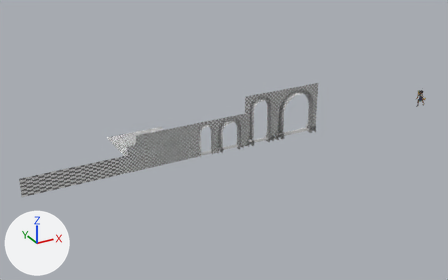
Before and after pictures for a commit that changed the Blender file Blender_&_SP_Projects/Enviroment.blend.
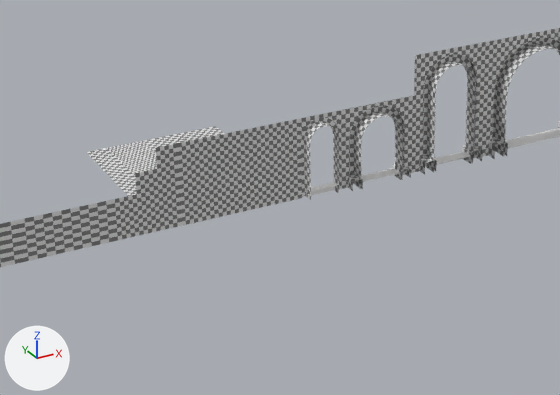
Each version is shown whole from a 50 mm lens placed at (-24.4, -55.8, 29.2), pointed at (9.2, 5.3, -1.3), then close up on the part from 16% to 68% of the width and 26% to 86% of the height. Arrows for +X, +Y and +Z are at lower left; the lights stay in place. The first two pictures are the older version.

The scene before the commit, as lines of its bpy script (objects in view):
```python
me_arc_wall_6x6 = bpy.data.meshes.new('Arc_Wall_6x6')
me_arc_wall_6x6.from_pydata(...)  # 115 vertices, 81 faces; spans x 0.0..6.0, y 0.0..6.0, z -0.56..0.61
me_arc_wall_6x6.polygons.foreach_set('use_smooth', [True] * 81)
# faces by material slot: [78, 3]
me_arc_wall_6x6.materials.append(mat_checker_arches)
me_arc_wall_6x6.materials.append(None)
me_wall_2x2 = bpy.data.meshes.new('Wall_2x2')
me_wall_2x2.from_pydata(...)  # 4 vertices, 1 face; spans x 0.0..2.0, y 0.0..2.0, z 0.0
me_wall_2x2.materials.append(mat_checker)
me_wall_4x4 = bpy.data.meshes.new('Wall_4x4')
me_wall_4x4.from_pydata(...)  # 4 vertices, 1 face; spans x 0.0..4.0, y 0.0..4.0, z 0.0
me_wall_4x4.materials.append(mat_checker)
ob_arc_wall_6x6 = bpy.data.objects.new('Arc_Wall_6x6', me_arc_wall_6x6)
ob_arc_wall_6x6.location = (19.0, 0.0, 0.0)
ob_arc_wall_6x6.rotation_euler = (1.571, 0.0, 3.142)  # degrees (90, 0, 180)
ob_wall_2x2 = bpy.data.objects.new('Wall_2x2', me_wall_2x2)
ob_wall_2x2.location = (-4.0, 0.0, 0.0)
ob_wall_2x2.rotation_euler = (1.571, 0.0, 3.142)  # degrees (90, 0, 180)
ob_wall_4x4 = bpy.data.objects.new('Wall_4x4', me_wall_4x4)
ob_wall_4x4.location = (3.0, 0.0, 0.0)
ob_wall_4x4.rotation_euler = (1.571, 0.0, 3.142)  # degrees (90, 0, 180)
# also in view: 'Floor_4x10' at (1.0, 5.0, 0.0); 'Wall_1x4' at (-3.5, 0.0, 2.0); 'Wall_2x4' at (-2.0, 0.0, 2.0); 'Arc_Wall_2x4' at (4.0, -0.1, 2.0); 'Arc_Wall_4x6' at (11.0, -0.1, 3.0)
```
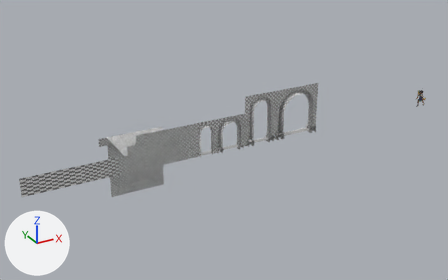
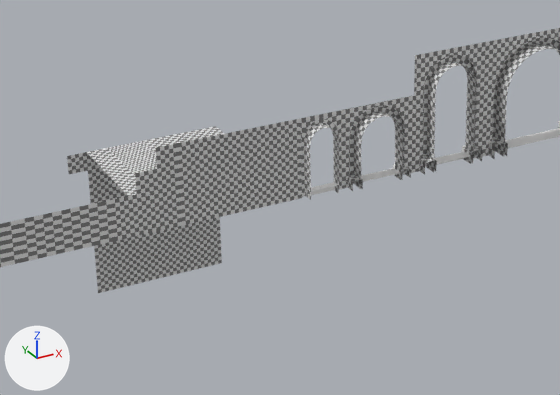
The change, as a diff of the scene's bpy script:
```diff
--- a/Blender_&_SP_Projects/Enviroment.blend.py
+++ b/Blender_&_SP_Projects/Enviroment.blend.py
@@ me_floor_wall_1x1 @@
+me_floor_wall_1x1.from_pydata(...)  # 4 vertices, 1 face; spans x 0.0..1.0, y 0.0, z -1.0..0.0
+me_floor_wall_1x1.materials.append(mat_checker_001)
@@ me_floor_wall_4x8 @@
+me_floor_wall_4x8.from_pydata(...)  # 4 vertices, 1 face; spans x 0.0..4.0, y 0.0, z -8.0..0.0
+me_floor_wall_4x8.materials.append(mat_checker_001)
@@ me_floor_wall_2x8 @@
+me_floor_wall_2x8.from_pydata(...)  # 4 vertices, 1 face; spans x 0.0..2.0, y 0.0, z -8.0..0.0
+me_floor_wall_2x8.materials.append(mat_checker_001)
@@ me_floor_wall_1x8 @@
+me_floor_wall_1x8.from_pydata(...)  # 4 vertices, 1 face; spans x 0.0..1.0, y 0.0, z -8.0..0.0
+me_floor_wall_1x8.materials.append(mat_checker_001)
@@ ob_floor_wall_1x1 @@
+ob_floor_wall_1x1 = bpy.data.objects.new('Floor_Wall_1x1', me_floor_wall_1x1)
+ob_floor_wall_1x1.location = (-4.0, 9.98, 0.0)
+ob_floor_wall_1x1.rotation_euler = (0.0, 0.0, 3.142)  # degrees (0, 0, 180)
@@ ob_floor_wall_4x8 @@
+ob_floor_wall_4x8 = bpy.data.objects.new('Floor_Wall_4x8', me_floor_wall_4x8)
+ob_floor_wall_4x8.location = (3.0, 9.98, 0.0)
+ob_floor_wall_4x8.rotation_euler = (0.0, 0.0, 3.142)  # degrees (0, 0, 180)
@@ ob_floor_wall_2x8 @@
+ob_floor_wall_2x8 = bpy.data.objects.new('Floor_Wall_2x8', me_floor_wall_2x8)
+ob_floor_wall_2x8.location = (-1.0, 9.98, 0.0)
+ob_floor_wall_2x8.rotation_euler = (0.0, 0.0, 3.142)  # degrees (0, 0, 180)
@@ ob_floor_wall_1x8 @@
+ob_floor_wall_1x8 = bpy.data.objects.new('Floor_Wall_1x8', me_floor_wall_1x8)
+ob_floor_wall_1x8.location = (-3.0, 9.98, 0.0)
+ob_floor_wall_1x8.rotation_euler = (0.0, 0.0, 3.142)  # degrees (0, 0, 180)
```

Location of each change, [x1, y1, x2, y2] in pixels of the close-ups (560 x 395 px):
'Floor_Wall_4x8', added
    after: [149, 217, 222, 280]
'Floor_Wall_2x8', added
    after: [108, 175, 152, 289]
'Floor_Wall_1x8', added
    after: [86, 152, 116, 293]
'Floor_Wall_1x1', added
    after: [67, 152, 88, 174]
